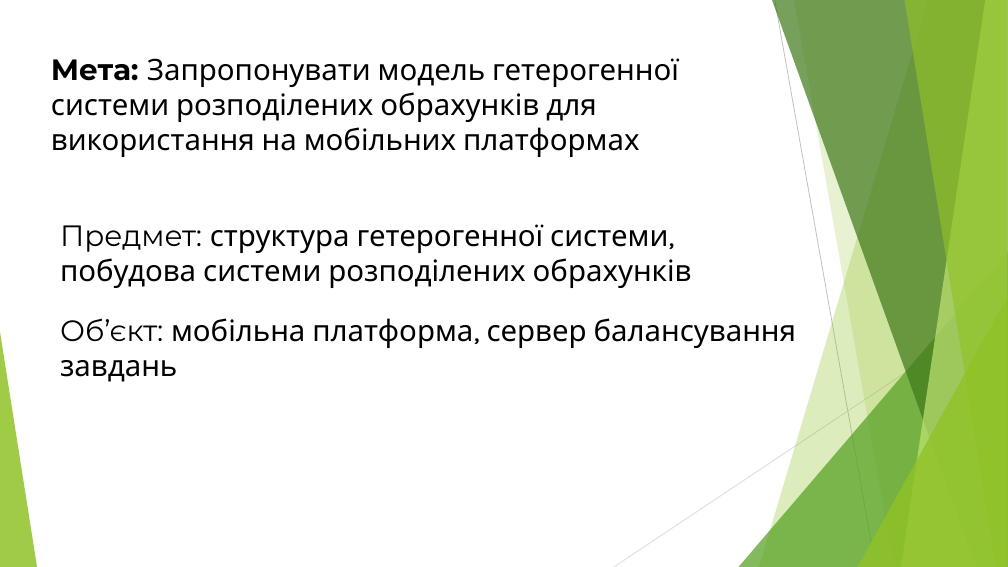
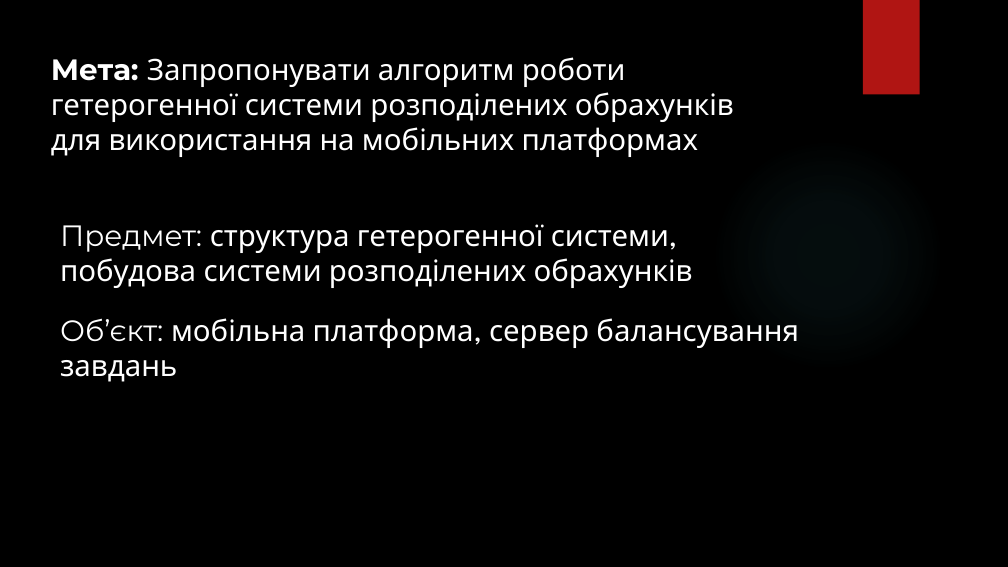
Before and after one commit to PavlezT/Reckon, a slide deck: slide 2 of documents/Предзахист_ПавленкоВ.М.pptx. Drawn at 1008x567 pixels with LibreOffice and Linux fonts; fonts in the diff are those of the drawing; background and template pictures are left out. Boxes give left, top, right and bottom in pixels: in the first picture for what was removed or moved away, otherwise in the second. Text is boxed around its words. In the diff, an @@ line names an element or a change of style, - is before the commit and + after.

```diff
--- a/documents/Предзахист_ПавленкоВ.М.pptx
+++ b/documents/Предзахист_ПавленкоВ.М.pptx
@@ background #FFFFFF to picture (left out) @@
@@ rectangle added at (863,0,920,95), fill #B01513 @@
@@ text at (51,57,734,157): text changed; font Karla to League Spartan; text colour #000000 to #FFFFFF @@
-Мета: Запропонувати модель гетерогенної системи розподілених обрахунків для використання на мобільних платформах
+Мета: Запропонувати алгоритм роботи гетерогенної системи розподілених обрахунків для використання на мобільних платформах
@@ ellipse added at (712,138,944,371), fill gradient #50B9C1 @@
@@ text "Предмет: структура гетерогенної системи, побудова ..." at (60,224,693,288): font Karla to League Spartan in "структура гетерогенної системи, побудова системи розподілени ..."; text colour #000000 to #FFFFFF @@
@@ text "Об’єкт: мобільна платформа, сервер балансування ..." at (60,318,799,382): font Karla to League Spartan in "мобільна платформа, сервер балансування завдань"; text colour #000000 to #FFFFFF @@
@@ group removed at (0,0,1008,567): 5 freeform shapes, 3 triangles, 2 lines @@
```
Also in this commit, not shown: 14 other slides changed, 2 slides added, 19 other files.
